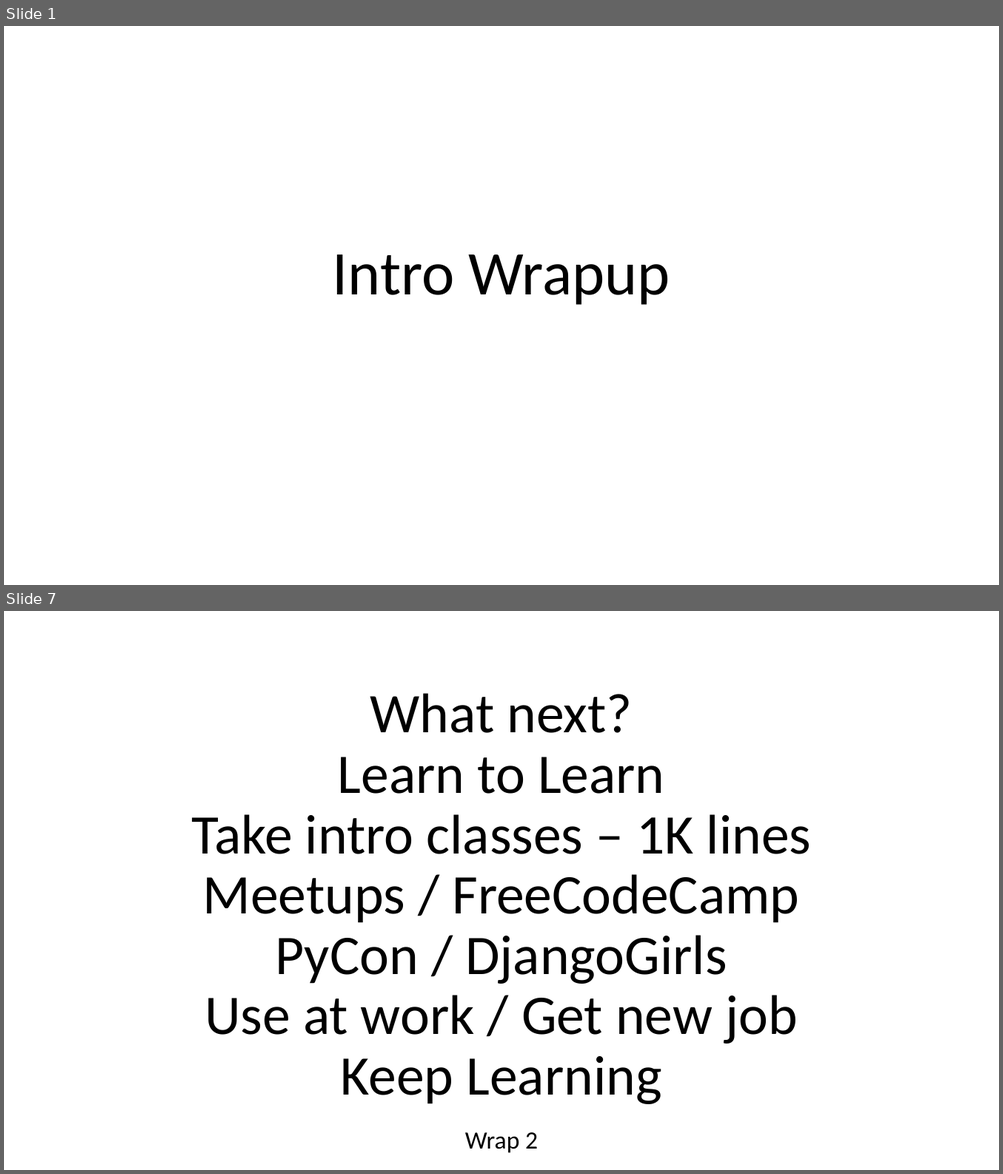
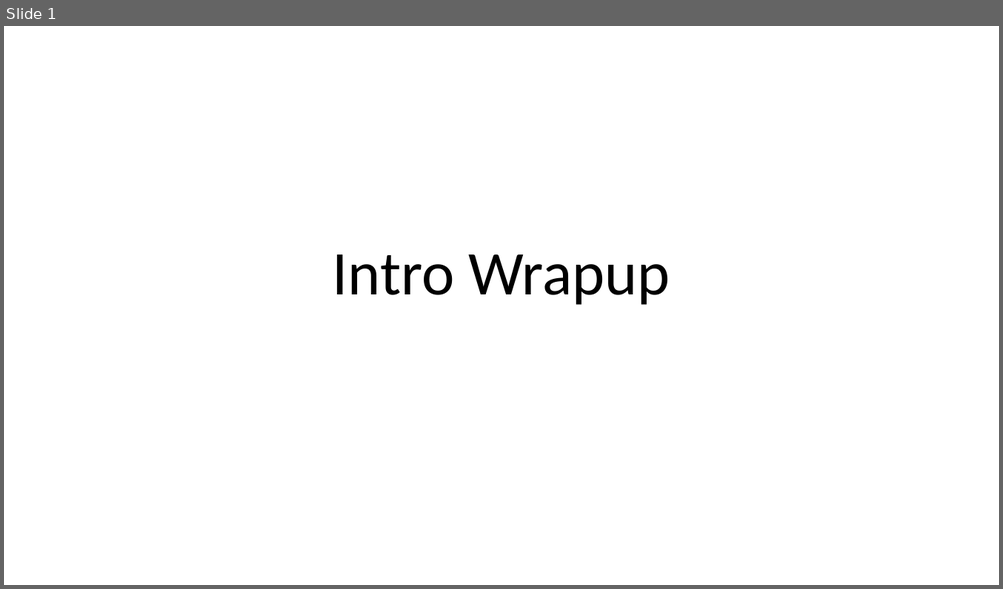
Before and after one commit to niie-it/python, a slide deck: P4E/intro-wrapup.pptx. Shown one above the other, each under a label of ours: slides 1 and 7 before the commit, slide 1 after it; the slides between them are not shown. The pictures are 1003x1174 and 1003x589 pixels, drawn with LibreOffice and Linux fonts; fonts in the diff are those of the drawing. Boxes give left, top, right and bottom in pixels: in the first picture for what was removed or moved away, otherwise in the second. Text is boxed around its words. In the diff, an @@ line names an element or a change of style, - is before the commit and + after.

```diff
--- a/P4E/intro-wrapup.pptx
+++ b/P4E/intro-wrapup.pptx
@@ slide 7 removed at [4, 611, 999, 1170], background #FFFFFF @@
@@ title removed at [191, 693, 811, 1105] @@
-What next?
-Learn to Learn
-Take intro classes – 1K lines
-Meetups / FreeCodeCamp
-PyCon / DjangoGirls
-Use at work / Get new job
-Keep Learning
@@ subtitle removed at [465, 1133, 538, 1153] @@
-Wrap 2
```
Also in this commit, not shown: 3 slides changed, 6 slides added, 2 other slides removed, 7 other files.
